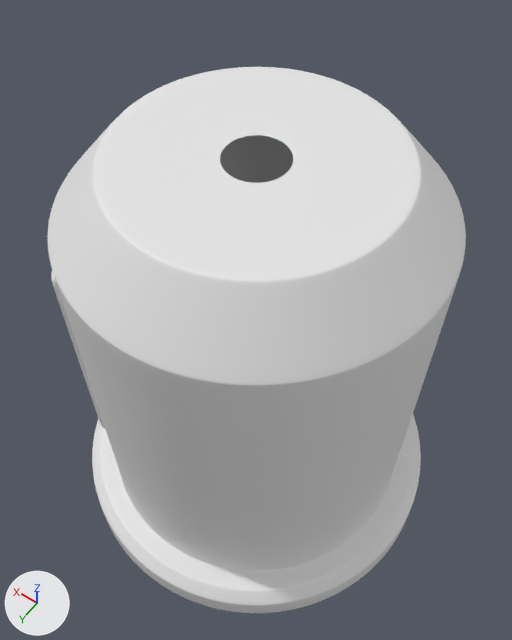
The Blender file untitled.blend: old version first, new version second.
Before and after are seen from a camera (50 mm lens) standing at (-1.22, 1.72, 3.99) and looking at (0.0, 0.0, 1.29). Arrows for +X, +Y and +Z are at lower left; the lights stay in place.
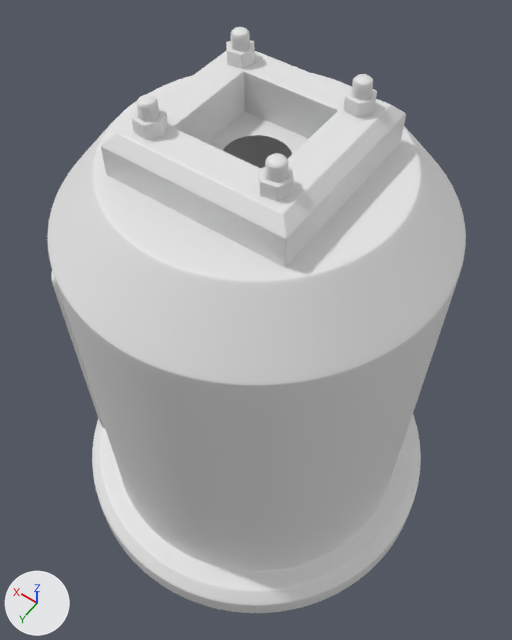
Commit message: added bolts - 24:00

Edits to the bpy script that builds the scene:
```text
Add me_bolt:
    me_bolt.from_pydata(...)  # 1994 vertices, 1992 faces; spans x 0.2288..0.3002, y -0.299..-0.2276, z 2.4775..2.5919
    me_bolt.polygons.foreach_set('use_smooth', [True] * 1992)
Add me_circle_007:
    me_circle_007.from_pydata(...)  # 24 vertices, 24 faces; spans x 0.2036..0.3241, y -0.3205..-0.2072, z 0.0..0.0648
    me_circle_007.polygons.foreach_set('use_smooth', [True] * 24)
Add me_plane:
    me_plane.from_pydata(...)  # 20 vertices, 20 faces; spans x -0.394..0.394, y -0.394..0.394, z 0.0..0.185
    me_plane.polygons.foreach_set('use_smooth', [True] * 20)
Add ob_bolt:
    ob_bolt = bpy.data.objects.new('Bolt', me_bolt)
    ob_bolt.location = (0.0, 0.0, -0.024)
    _m = ob_bolt.modifiers.new('Mirror', 'MIRROR')
    _m.use_axis = (True, True, False)
Add ob_circle_010:
    ob_circle_010 = bpy.data.objects.new('Circle.010', me_circle_007)
    ob_circle_010.location = (0.0, 0.0, 2.443)
    _m = ob_circle_010.modifiers.new('Bevel', 'BEVEL')
    _m.width = 0.003
    _m.width_pct = 0.003
    _m.segments = 4
    _m = ob_circle_010.modifiers.new('Mirror', 'MIRROR')
    _m.use_axis = (True, True, False)
Add ob_plane:
    ob_plane = bpy.data.objects.new('Plane', me_plane)
    ob_plane.location = (0.0, 0.0, 2.264)
    _m = ob_plane.modifiers.new('Bevel', 'BEVEL')
    _m.width = 0.005
    _m.width_pct = 0.005
    _m.segments = 3
```

What differs and where, as boxes (x1, y1, x2, y2) in the pictures (512 x 640 px):
'Plane', added
    after: (101, 50, 406, 267)
'Circle.010', added
    after: (132, 40, 377, 201)
'Bolt', added
    after: (137, 27, 373, 183)
